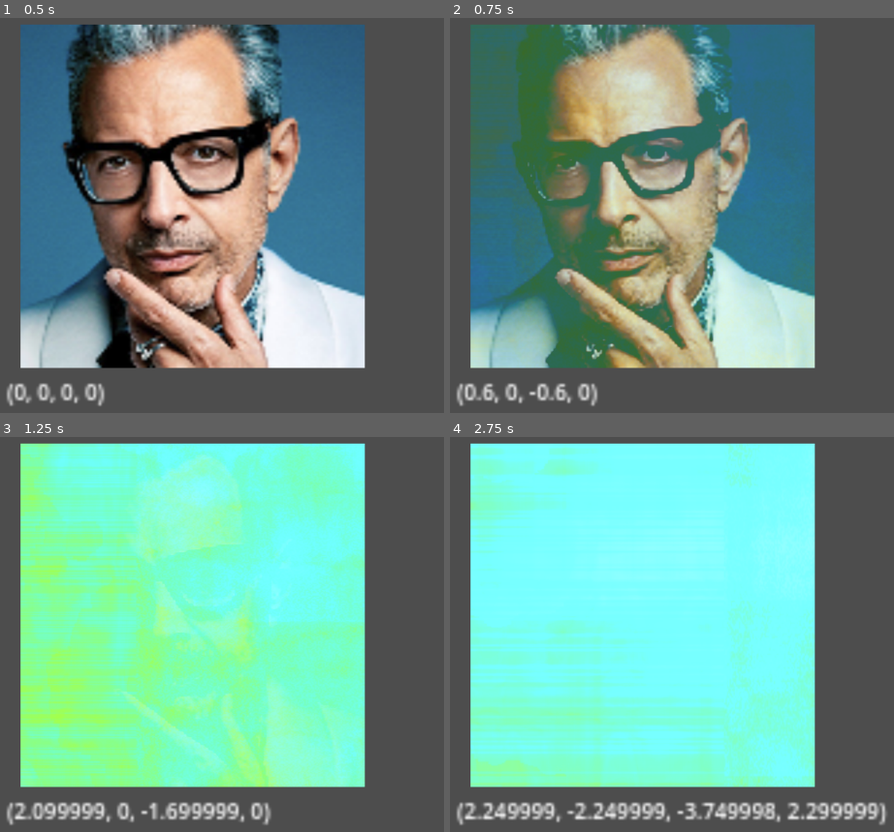
Above: before the commit, frames 1-4 (two rows, left to right).
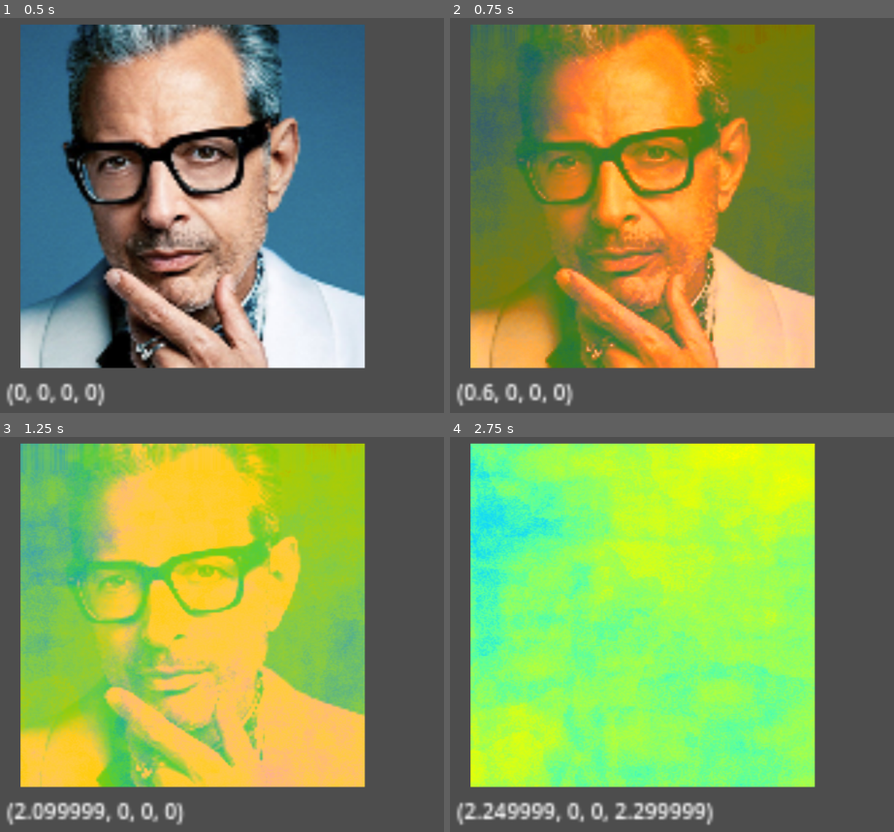
Above: after the commit, the same moments.

Repository: orangeoceans/infinite-square-well
Game: Godot game, scene res://assets/scenes/grid_controller.tscn
The game is run twice, just before and just after one commit, with the same random seed, the same clock (stepped at 60 frames per second) and the same inputs.
Inputs:
- Up to frame 1 (0.5 s): no input
- Up to frame 2 (0.75 s): tap Enter at 0.5 s; hold D from 0.53 s (still down); hold Q from 0.53 s (still down)
- Up to frame 3 (1.25 s): keep holding D; keep holding Q; tap E at 0.8 s
- Up to frame 4 (2.75 s): release D at 1.28 s; release Q at 1.28 s; hold S 1.28-2.03 s; tap E at 1.35 s; tap R at 1.55 s; hold D from 2.03 s (still down); hold R from 2.03 s (still down); tap F at 2.3 s

Frame 1 is identical in both runs. In frame 2, 63% of the frame differs, in the area x 4-83%, y 1-99%; in frame 3, 69%; in frame 4, 70%, in the area x 4-99%, y 1-99%.

Commit message:
Adjust shader

Diff:
--- a/assets/scenes/Square.gd
+++ b/assets/scenes/Square.gd
@@ -2,37 +2,41 @@
 
 # Speed to modify the vec4 components
 var speed: float = 0.05
+var max_pos: float = 100.
+var pos: Vector4
 
 @onready var pos_label: Label = $Position
 
 func _ready():
 	# Make sure the node has a material and that it's a ShaderMaterial
 	assert(self.material is ShaderMaterial)
-	pos_label.text = str(self.material.get_shader_parameter("pos"))
+	pos = Vector4(0, 0, 0, 0)
+	pos_label.text = str(pos)
+	self.material.set_shader_parameter("pos", pos)
+	self.material.set_shader_parameter("max_pos", max_pos)
 
 func _process(delta):
 	if Input.is_key_pressed(KEY_Q):
-		modify_shader_pos(0, speed)
+		modify_pos(0, speed)
 	elif Input.is_key_pressed(KEY_A):
-		modify_shader_pos(0, -speed)
+		modify_pos(0, -speed)
 
 	if Input.is_key_pressed(KEY_W):
-		modify_shader_pos(1, speed)
+		modify_pos(1, speed)
 	elif Input.is_key_pressed(KEY_S):
-		modify_shader_pos(1, -speed)
+		modify_pos(1, -speed)
 
 	if Input.is_key_pressed(KEY_E):
-		modify_shader_pos(2, speed)
+		modify_pos(2, speed)
 	elif Input.is_key_pressed(KEY_D):
-		modify_shader_pos(2, -speed)
+		modify_pos(2, -speed)
 
 	if Input.is_key_pressed(KEY_R):
-		modify_shader_pos(3, speed)
+		modify_pos(3, speed)
 	elif Input.is_key_pressed(KEY_F):
-		modify_shader_pos(3, -speed)
+		modify_pos(3, -speed)
 
-func modify_shader_pos(index: int, amount: float):
-	var pos: Vector4 = self.material.get_shader_parameter("pos")
-	pos[index] += amount
+func modify_pos(index: int, amount: float):
+	pos[index] = clamp(pos[index] + amount, 0.0, max_pos)
 	pos_label.text = str(pos)
 	self.material.set_shader_parameter("pos", pos)
--- a/assets/scenes/grid_controller.tscn
+++ b/assets/scenes/grid_controller.tscn
@@ -14,6 +14,7 @@
 shader = ExtResource("1_gna3i")
 shader_parameter/pos = Vector4(0, 0, 0, 0)
 shader_parameter/jeff_pos = Vector4(0, 0, 0, 0)
+shader_parameter/max_pos = 100.0
 shader_parameter/w_clouds = ExtResource("3_0ovnu")
 shader_parameter/x_clouds = ExtResource("4_ct6wk")
 shader_parameter/y_clouds = ExtResource("5_0x1rx")
--- a/assets/shaders/pixel_shader.gdshader
+++ b/assets/shaders/pixel_shader.gdshader
@@ -13,33 +13,31 @@
 const vec4 jeff_vecs[] = {
 	vec4(1, 0, 0, 0),
 	vec4(0, 1, 0, 0),
-	vec4(0, 0, -0.7071, -0.7071)
+	vec4(0, 0, 0.7071, 0.7071)
 };
+
+uniform float max_pos = 100;
 
 const float cloud_size = 2048.;
 const float cloud_window = 256.;
-const float cloud_speed = 50.;
 
 float point_line_distance(vec4 point, vec4 line_p, vec4 line_v) {
 	// Project point onto line, then calculate distance
 	vec4 v = point - line_p;
 	vec4 closest_p = line_p + (dot(v, line_v) * line_v);
-	return clamp(distance(closest_p, point)/2., 0.0, 1.0);
-}
-
-void vertex() {
-    // No changes needed in the vertex function for thi s example.
+	return clamp(distance(closest_p, point), 0.0, 1.0);
 }
 
 vec2 calc_cloud_uv(vec2 position, vec2 uv) {
+	float cloud_speed = (cloud_size - cloud_window)/max_pos;
 	return vec2(position[0]*cloud_speed + uv.x*cloud_window, position[1]*cloud_speed + uv.y*cloud_window)/cloud_size;
 }
 
 vec2 stretch_uv(vec2 uv, float phase, float mag, bool x_dir) {
 	if (x_dir) {
-		return vec2(uv.x + uv.x*mag*sin(phase), uv.y);
+		return vec2(uv.x + uv.x*mag*sin(phase) - 0.5*mag*sin(phase), uv.y);
 	} else {
-		return vec2(uv.x, uv.y + uv.y*mag*sin(phase));
+		return vec2(uv.x, uv.y + uv.y*mag*sin(phase) - 0.5*mag*sin(phase));
 	}
 }
 
@@ -51,10 +49,10 @@
 	float g = clamp(jeff_sample[1] - jeff_dists[1], 0.0, 1.0);
 	float b = clamp(jeff_sample[2] - jeff_dists[2], 0.0, 1.0);
 
-	float w_clouds_sample = texture(w_clouds, calc_cloud_uv(vec2(pos[0],pos[1]), stretch_uv(1.-UV, pos[0]+pos[3], 0.4, true)))[0]/4.;
-	float x_clouds_sample = texture(x_clouds, calc_cloud_uv(vec2(pos[0],pos[1]), stretch_uv(UV, pos[1]+pos[2], 0.4, false)))[0]/4.;
-	float y_clouds_sample = texture(y_clouds, calc_cloud_uv(vec2(pos[2],pos[3]), stretch_uv(1.-UV, pos[1]+pos[3], 0.4, true)))[0]/4.;
-	float z_clouds_sample = texture(z_clouds, calc_cloud_uv(vec2(pos[2],pos[3]), stretch_uv(UV, pos[0]+pos[2], 0.4, false)))[0]/4.;
+	float w_clouds_sample = texture(w_clouds, calc_cloud_uv(vec2(pos[0],pos[1]), stretch_uv(1.-UV, pos[0]+pos[3], 0.2, true)))[0]/4.;
+	float x_clouds_sample = texture(x_clouds, calc_cloud_uv(vec2(pos[0],pos[1]), stretch_uv(UV, pos[1]+pos[2], 0.2, false)))[0]/4.;
+	float y_clouds_sample = texture(y_clouds, calc_cloud_uv(vec2(pos[2],pos[3]), stretch_uv(1.-UV, pos[1]+pos[3], 0.2, true)))[0]/4.;
+	float z_clouds_sample = texture(z_clouds, calc_cloud_uv(vec2(pos[2],pos[3]), stretch_uv(UV, pos[0]+pos[2], 0.2, false)))[0]/4.;
 	float clouds_sample = w_clouds_sample + x_clouds_sample + y_clouds_sample + z_clouds_sample;
 	vec4 clouds_rgb = texture(cloud_gradient, vec2(clouds_sample,0));
 
Binary file changed: assets/sprites/gradient.png
